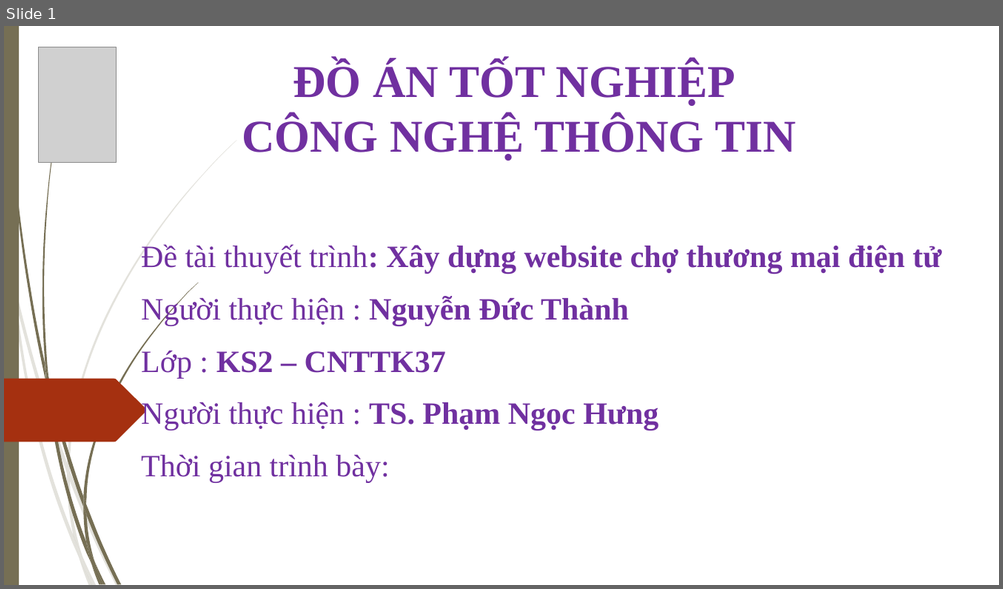
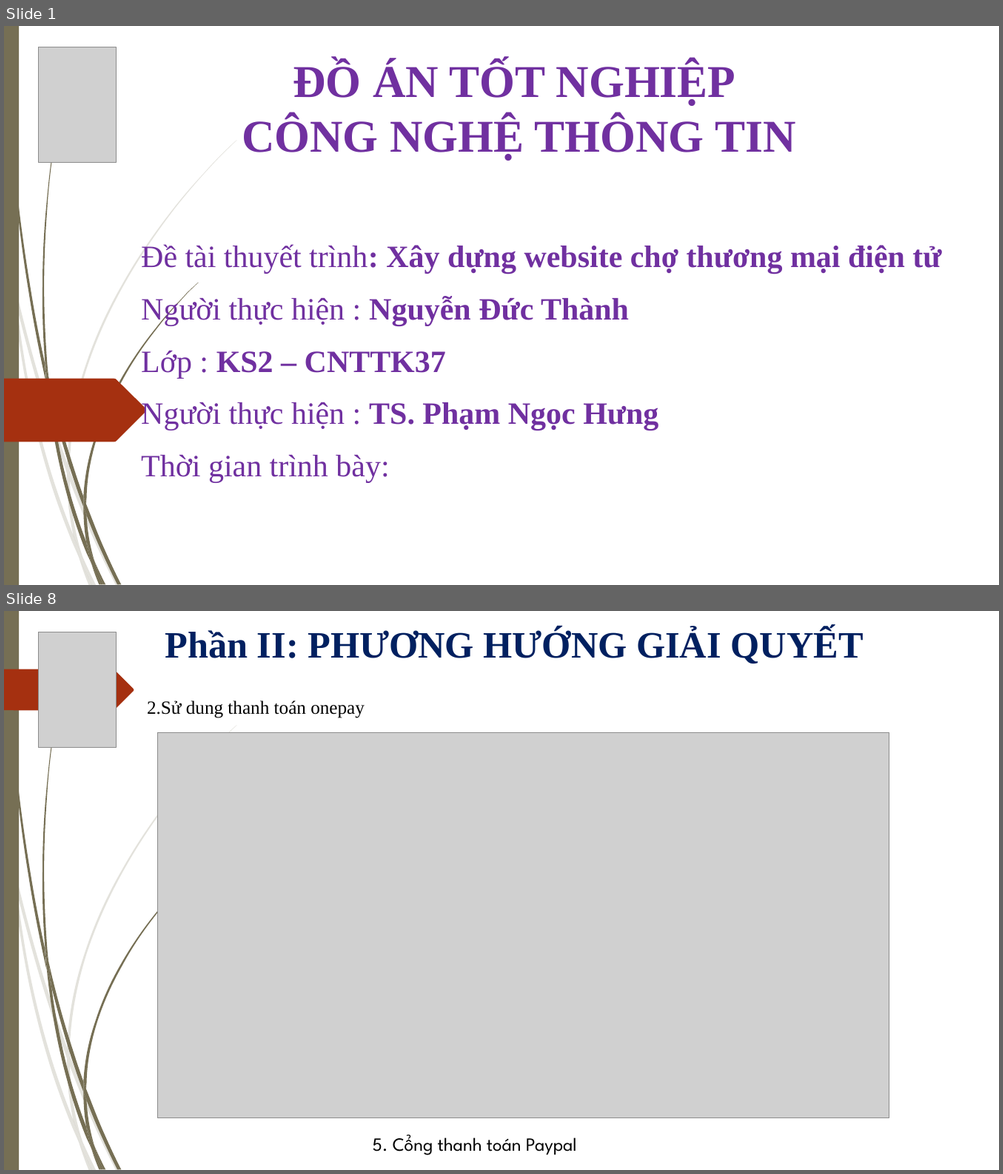
Before and after one commit to thanhgonzalo/datn, a slide deck: Slide.ppt. Shown one above the other, each under a label of ours: slide 1 before the commit, slides 1 and 8 after it; the slides between them are not shown. The pictures are 1003x589 and 1003x1174 pixels, drawn with LibreOffice and Linux fonts; fonts in the diff are those of the drawing; grey boxes stand for pictures; background and template pictures are left out. Boxes give left, top, right and bottom in pixels: in the first picture for what was removed or moved away, otherwise in the second. Text is boxed around its words. In the diff, an @@ line names an element or a change of style, - is before the commit and + after.

```diff
--- a/Slide.ppt
+++ b/Slide.ppt
@@ slide 8 added at [4, 611, 999, 1170], background picture (left out); not listed: 23 template elements that a slide beside it also shows @@
@@ picture added at [38, 632, 116, 747] @@
@@ text added at [165, 629, 863, 664], 36 pt, text #002060, bold @@
+Phần II: PHƯƠNG HƯỚNG GIẢI QUYẾT
@@ freeform shape added at [4, 669, 134, 711], fill #A53010 @@
@@ text added at [147, 701, 364, 718], 18 pt, text #000000 @@
+2.Sử dung thanh toán onepay
@@ picture added at [158, 732, 889, 1118] @@
@@ text added at [373, 1135, 577, 1156], 18 pt, text #000000 @@
+5. Cổng thanh toán Paypal
```
Also in this commit, not shown: 1 slide changed, 11 other slides added, 8 slides removed.
